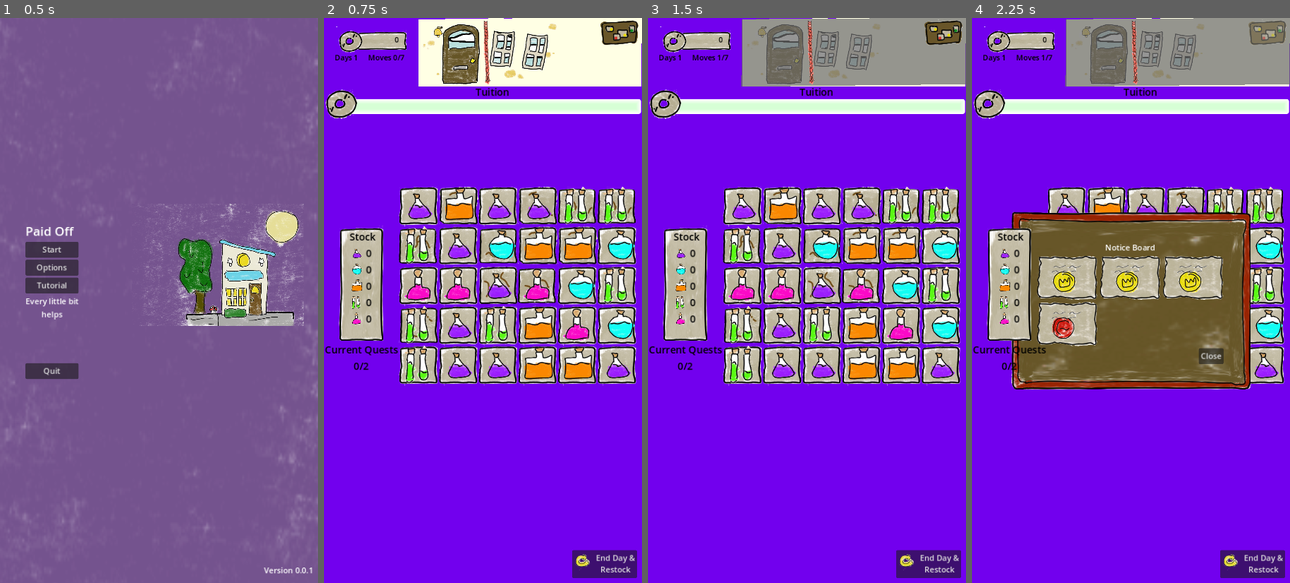
Above: before the commit, frames 1-4 (left to right).
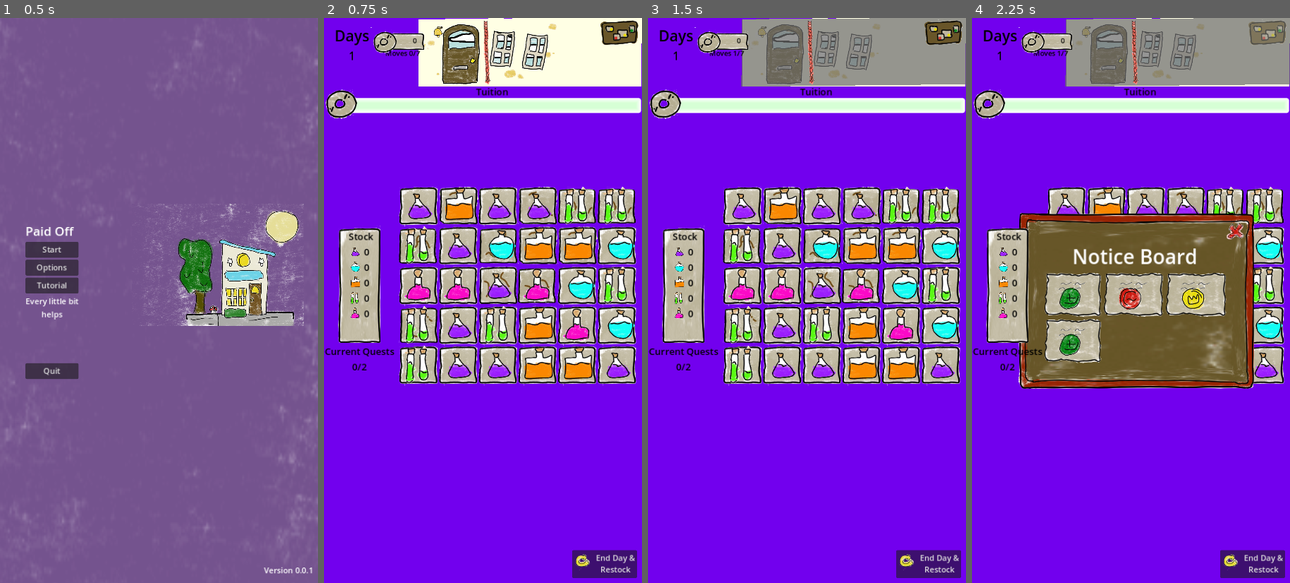
Above: after the commit, the same moments.

Repository: cncarey/PirateSoftwareJam15
Game: Godot game, scene res://Menus/main_menu.tscn
The game is run twice, just before and just after one commit, with the same random seed, the same clock (stepped at 60 frames per second) and the same inputs. The engine's default icon, where the game draws it, is replaced by a stand-in: a white triangle on a blue panel in a dark square.
Inputs (mouse positions are in pixels of both pictures, inside the frame that each line leads up to):
- Up to frame 1 (0.5 s): no input
- Up to frame 2 (0.75 s): click "Start" at 0.5 s
- Up to frame 3 (1.5 s): click (826, 63) at 1.25 s
- Up to frame 4 (2.25 s): click (1267, 34) at 2 s

Frame 1 is identical in both runs. In frame 2, 2.9% of the frame differs, in the area x 0-100%, y 1-63%; in frame 3, 2.9%; in frame 4, 13%, in the area x 0-100%, y 1-66%.

Commit message:
#8 added upgrade metadata and started implementing upgrades
#8 added upgrade metadata and started implementing upgrades

Diff:
--- a/Assets/Fonts/default_label.tres
+++ b/Assets/Fonts/default_label.tres
@@ -1,5 +1,5 @@
 [gd_resource type="LabelSettings" format=3 uid="uid://c5g4525m0w8a7"]
 
 [resource]
-font_size = 20
+font_size = 40
 font_color = Color(0, 0, 0, 1)
--- /dev/null
+++ b/Assets/Fonts/ui_header_label.tres
@@ -0,0 +1,5 @@
+[gd_resource type="LabelSettings" format=3 uid="uid://dkplio5v3bxye"]
+
+[resource]
+font_size = 19
+font_color = Color(0, 0, 0, 1)
--- a/QuestManager.gd
+++ b/QuestManager.gd
@@ -2,7 +2,7 @@
 
 var quests : Array = []
 var todaysQuests : Array = []
-
+var RefillQuestsFilledToday : bool = false
 @export var curTurn = 0:
 	set (value):
 		curTurn = maxi(0, value)
@@ -16,12 +16,15 @@
 		maxTurn = maxi(0, value)
 		maxTurn_changed.emit(maxTurn)
 	get:
-		return maxTurn
+		var upgrade = UpgradeManager.upgrades["MoreTurns"]
+		var extraTurns = upgrade["CurIncrease"] * 3
+		return maxTurn + extraTurns
 @export var curDay = 1:
 	set (value):
 		curDay = maxi(0, value)
 		updateQuestDays()
 		setTodaysQuests()
+		RefillQuestsFilledToday = false
 		curTurn = 0
 		curDay_changed.emit(curDay)
 	get:
@@ -32,7 +35,10 @@
 		questMaxCount = maxi(2, value)
 		questMaxCount_changed.emit(questMaxCount)
 	get:
-		return questMaxCount
+		var upgrade = UpgradeManager.upgrades["MoreQuests"]
+		var extraQuests = upgrade["CurIncrease"]
+
+		return questMaxCount + extraQuests
 @export var maxBoardCount = 4 :
 	set(value):
 		maxBoardCount = maxi(4, value)
@@ -44,7 +50,11 @@
 	set(value):
 		isFrontEnabled = value
 		#when we set up upgrade check if we ignore this
-		curTurn += 1
+		var upgrade = UpgradeManager.upgrades["NoTurnFront"]
+		var noTurnCost = upgrade["CurIncrease"]
+
+		if noTurnCost <= 0:
+			curTurn += 1
 		isFrontEnabled_change.emit(isFrontEnabled)
 	get:
 		return isFrontEnabled
@@ -111,7 +121,9 @@
 
 func setTodaysQuests():
 	todaysQuests.clear()
+	addQuestsToBoard()
 
+func addQuestsToBoard():
 	for x in range(maxBoardCount):
 		var quest = {}
 		var requiredPotions: Array = []
--- a/Scenes/MainShop.tscn
+++ b/Scenes/MainShop.tscn
@@ -74,6 +74,7 @@
 offset_right = 89.0
 offset_bottom = 151.0
 grow_vertical = 2
+mouse_filter = 2
 
 [node name="StockUI" parent="CanvasLayer/VBoxContainer" instance=ExtResource("1_xwje5")]
 layout_mode = 2
--- a/Scenes/font_door.gd
+++ b/Scenes/font_door.gd
@@ -36,5 +36,12 @@
 
 	#refactor so that if we haven't made a turn since the last investigator we
 	#will restart it after the next turn is made
-	var timeBetween = randi_range(15, 45)
+	#TODO get faster with the more coins that we have
+
+	var upgrade = UpgradeManager.upgrades["LessInvestigators"]
+	var extraTime = upgrade["CurIncrease"]
+	var minSecs = 15 * (extraTime + 1)
+	var maxSecs = 45 * (extraTime + 1)
+
+	var timeBetween = randi_range(minSecs, maxSecs)
 	timer.start(timeBetween)
--- a/UI/coin_ui.tscn
+++ b/UI/coin_ui.tscn
@@ -1,8 +1,13 @@
-[gd_scene load_steps=6 format=3 uid="uid://ccaa434x3bi5y"]
+[gd_scene load_steps=8 format=3 uid="uid://ccaa434x3bi5y"]
 
 [ext_resource type="Script" path="res://UI/coin_ui.gd" id="1_48uo7"]
 [ext_resource type="Texture2D" uid="uid://q7lgopk72l3c" path="res://Assets/alchemyArt.png" id="1_r6sbb"]
+[ext_resource type="LabelSettings" uid="uid://dkplio5v3bxye" path="res://Assets/Fonts/ui_header_label.tres" id="3_ntccl"]
 [ext_resource type="LabelSettings" uid="uid://c5g4525m0w8a7" path="res://Assets/Fonts/default_label.tres" id="3_t1vke"]
+
+[sub_resource type="LabelSettings" id="LabelSettings_7f2c8"]
+font_size = 30
+font_color = Color(0, 0, 0, 1)
 
 [sub_resource type="AtlasTexture" id="AtlasTexture_ia1vf"]
 atlas = ExtResource("1_r6sbb")
@@ -22,15 +27,38 @@
 size_flags_vertical = 3
 script = ExtResource("1_48uo7")
 
-[node name="VBoxContainer" type="VBoxContainer" parent="."]
+[node name="HBoxContainer" type="HBoxContainer" parent="."]
 layout_mode = 0
-offset_right = 188.0
-offset_bottom = 80.0
+offset_right = 40.0
+offset_bottom = 40.0
 
-[node name="HBoxContainer" type="HBoxContainer" parent="VBoxContainer"]
+[node name="DaysContainer" type="VBoxContainer" parent="HBoxContainer"]
 layout_mode = 2
 
-[node name="CoinIcon" type="TextureRect" parent="VBoxContainer/HBoxContainer"]
+[node name="Day" type="Label" parent="HBoxContainer/DaysContainer"]
+layout_mode = 2
+text = "Days"
+label_settings = ExtResource("3_t1vke")
+
+[node name="DayCount" type="Label" parent="HBoxContainer/DaysContainer"]
+unique_name_in_owner = true
+layout_mode = 2
+text = "0"
+label_settings = SubResource("LabelSettings_7f2c8")
+horizontal_alignment = 1
+
+[node name="MarginContainer" type="MarginContainer" parent="HBoxContainer"]
+layout_mode = 2
+size_flags_vertical = 4
+theme_override_constants/margin_left = 38
+
+[node name="VBoxContainer" type="VBoxContainer" parent="HBoxContainer/MarginContainer"]
+layout_mode = 2
+
+[node name="HBoxContainer" type="HBoxContainer" parent="HBoxContainer/MarginContainer/VBoxContainer"]
+layout_mode = 2
+
+[node name="CoinIcon" type="TextureRect" parent="HBoxContainer/MarginContainer/VBoxContainer/HBoxContainer"]
 z_index = 100
 layout_mode = 2
 size_flags_horizontal = 3
@@ -38,10 +66,10 @@
 expand_mode = 5
 stretch_mode = 3
 
-[node name="MarginContainer2" type="MarginContainer" parent="VBoxContainer/HBoxContainer"]
+[node name="MarginContainer2" type="MarginContainer" parent="HBoxContainer/MarginContainer/VBoxContainer/HBoxContainer"]
 layout_mode = 2
 
-[node name="MarginContainer" type="MarginContainer" parent="VBoxContainer/HBoxContainer/MarginContainer2"]
+[node name="MarginContainer" type="MarginContainer" parent="HBoxContainer/MarginContainer/VBoxContainer/HBoxContainer/MarginContainer2"]
 layout_mode = 2
 size_flags_horizontal = 8
 size_flags_vertical = 4
@@ -50,7 +78,7 @@
 theme_override_constants/margin_right = -5
 theme_override_constants/margin_bottom = 10
 
-[node name="NinePatchRect" type="NinePatchRect" parent="VBoxContainer/HBoxContainer/MarginContainer2/MarginContainer"]
+[node name="NinePatchRect" type="NinePatchRect" parent="HBoxContainer/MarginContainer/VBoxContainer/HBoxContainer/MarginContainer2/MarginContainer"]
 layout_mode = 2
 texture = SubResource("AtlasTexture_tpfx5")
 patch_margin_left = 12
@@ -58,55 +86,40 @@
 patch_margin_right = 14
 patch_margin_bottom = 11
 
-[node name="MarginContainer" type="MarginContainer" parent="VBoxContainer/HBoxContainer/MarginContainer2/MarginContainer"]
+[node name="MarginContainer" type="MarginContainer" parent="HBoxContainer/MarginContainer/VBoxContainer/HBoxContainer/MarginContainer2/MarginContainer"]
 layout_mode = 2
 theme_override_constants/margin_left = 100
 theme_override_constants/margin_top = 12
 theme_override_constants/margin_right = 20
 theme_override_constants/margin_bottom = 12
 
-[node name="CoinCount" type="Label" parent="VBoxContainer/HBoxContainer/MarginContainer2/MarginContainer/MarginContainer"]
+[node name="CoinCount" type="Label" parent="HBoxContainer/MarginContainer/VBoxContainer/HBoxContainer/MarginContainer2/MarginContainer/MarginContainer"]
 unique_name_in_owner = true
 layout_mode = 2
 text = "00"
-label_settings = ExtResource("3_t1vke")
+label_settings = ExtResource("3_ntccl")
 horizontal_alignment = 2
 
-[node name="MarginContainer" type="MarginContainer" parent="VBoxContainer"]
+[node name="MarginContainer" type="MarginContainer" parent="HBoxContainer/MarginContainer/VBoxContainer"]
 layout_mode = 2
 theme_override_constants/margin_top = -19
 
-[node name="VBoxContainer" type="HBoxContainer" parent="VBoxContainer/MarginContainer"]
+[node name="VBoxContainer" type="HBoxContainer" parent="HBoxContainer/MarginContainer/VBoxContainer/MarginContainer"]
 layout_mode = 2
 
-[node name="HBoxContainer" type="HBoxContainer" parent="VBoxContainer/MarginContainer/VBoxContainer"]
+[node name="HBoxContainer2" type="HBoxContainer" parent="HBoxContainer/MarginContainer/VBoxContainer/MarginContainer/VBoxContainer"]
 layout_mode = 2
 size_flags_horizontal = 3
 
-[node name="Day" type="Label" parent="VBoxContainer/MarginContainer/VBoxContainer/HBoxContainer"]
-layout_mode = 2
-text = "Days"
-label_settings = ExtResource("3_t1vke")
-
-[node name="DayCount" type="Label" parent="VBoxContainer/MarginContainer/VBoxContainer/HBoxContainer"]
-unique_name_in_owner = true
-layout_mode = 2
-text = "0"
-label_settings = ExtResource("3_t1vke")
-
-[node name="HBoxContainer2" type="HBoxContainer" parent="VBoxContainer/MarginContainer/VBoxContainer"]
-layout_mode = 2
-size_flags_horizontal = 3
-
-[node name="Move" type="Label" parent="VBoxContainer/MarginContainer/VBoxContainer/HBoxContainer2"]
+[node name="Move" type="Label" parent="HBoxContainer/MarginContainer/VBoxContainer/MarginContainer/VBoxContainer/HBoxContainer2"]
 layout_mode = 2
 text = "Moves"
-label_settings = ExtResource("3_t1vke")
+label_settings = ExtResource("3_ntccl")
 horizontal_alignment = 2
 
-[node name="MoveCount" type="Label" parent="VBoxContainer/MarginContainer/VBoxContainer/HBoxContainer2"]
+[node name="MoveCount" type="Label" parent="HBoxContainer/MarginContainer/VBoxContainer/MarginContainer/VBoxContainer/HBoxContainer2"]
 unique_name_in_owner = true
 layout_mode = 2
 text = "0/15"
-label_settings = ExtResource("3_t1vke")
+label_settings = ExtResource("3_ntccl")
 horizontal_alignment = 2
--- a/UI/fine_notice.tscn
+++ b/UI/fine_notice.tscn
@@ -2,7 +2,7 @@
 
 [ext_resource type="Script" path="res://UI/fine_notice.gd" id="1_bsg2x"]
 [ext_resource type="Texture2D" uid="uid://q7lgopk72l3c" path="res://Assets/alchemyArt.png" id="1_ve3lu"]
-[ext_resource type="LabelSettings" uid="uid://c5g4525m0w8a7" path="res://Assets/Fonts/default_label.tres" id="2_vp6bn"]
+[ext_resource type="LabelSettings" uid="uid://dkplio5v3bxye" path="res://Assets/Fonts/ui_header_label.tres" id="3_8lhlv"]
 
 [sub_resource type="AtlasTexture" id="AtlasTexture_ihdud"]
 atlas = ExtResource("1_ve3lu")
@@ -38,7 +38,7 @@
 [node name="fine" type="Label" parent="MarginContainer/VBoxContainer"]
 layout_mode = 2
 text = "FINE"
-label_settings = ExtResource("2_vp6bn")
+label_settings = ExtResource("3_8lhlv")
 horizontal_alignment = 1
 
 [node name="HBoxContainer" type="HBoxContainer" parent="MarginContainer/VBoxContainer"]
@@ -59,7 +59,7 @@
 unique_name_in_owner = true
 layout_mode = 2
 text = "00"
-label_settings = ExtResource("2_vp6bn")
+label_settings = ExtResource("3_8lhlv")
 
 [node name="MarginContainer" type="MarginContainer" parent="MarginContainer/VBoxContainer"]
 layout_mode = 2
@@ -71,7 +71,7 @@
 unique_name_in_owner = true
 layout_mode = 2
 text = "You got CAUGHT!"
-label_settings = ExtResource("2_vp6bn")
+label_settings = ExtResource("3_8lhlv")
 
 [node name="Timer" type="Timer" parent="."]
 wait_time = 5.0
--- a/UI/notice_board.gd
+++ b/UI/notice_board.gd
@@ -2,12 +2,25 @@
 
 var noticeItem = preload("res://UI/notice_board_item.tscn")
 
-@onready var grid_container = $MarginContainer/VBoxContainer/GridContainer
+@onready var grid_container = %GridContainer
+@onready var reset_btn = %ResetBtn
+
 
 signal closeNoticeBoard()
 signal noticeBoardSelected(s, q)
 # Called when the node enters the scene tree for the first time.
 func _ready():
+	var upgrade = UpgradeManager.upgrades["RefillQuests"]
+	var RefillQuests = upgrade["CurIncrease"]
+
+	if RefillQuests >= 1 && !QuestManager.RefillQuestsFilledToday:
+		reset_btn.show()
+		reset_btn.disabled = false
+
+	setBoard()
+	pass
+
+func setBoard():
 	for q in QuestManager.todaysQuests:
 		var ni = noticeItem.instantiate()
 		ni.sealPosition = q["sealPosition"]
@@ -23,7 +36,20 @@
 	pass # Replace with function body.
 
 func resetBoard():
-	pass
+	var upgrade = UpgradeManager.upgrades["RefillQuests"]
+	var RefillQuests = upgrade["CurIncrease"]
+
+	if RefillQuests >= 1 && !QuestManager.RefillQuestsFilledToday:
+		QuestManager.RefillQuestsFilledToday = true
+		reset_btn.hide()
+		reset_btn.disabled = true
+
+		QuestManager.addQuestsToBoard()
+		for gc in grid_container.get_children():
+			grid_container.remove_child(gc)
+			gc.queue_free()
+		setBoard()
+		pass
 
 func onClose():
 	closeNoticeBoard.emit()
--- a/UI/notice_board.tscn
+++ b/UI/notice_board.tscn
@@ -7,9 +7,21 @@
 atlas = ExtResource("2_npk88")
 region = Rect2(163, 243, 151, 152)
 
+[sub_resource type="LabelSettings" id="LabelSettings_3t0iq"]
+font_size = 40
+
+[sub_resource type="AtlasTexture" id="AtlasTexture_aqc36"]
+atlas = ExtResource("2_npk88")
+region = Rect2(847.199, 48.3693, 26.6666, 26.3704)
+
+[sub_resource type="AtlasTexture" id="AtlasTexture_277t5"]
+atlas = ExtResource("2_npk88")
+region = Rect2(797.296, 44.0956, 39.7037, 35.5556)
+
 [node name="NoticeBoard" type="MarginContainer"]
 offset_right = 40.0
 offset_bottom = 40.0
+theme_override_constants/margin_left = 20
 script = ExtResource("1_6mxa5")
 
 [node name="NinePatchRect" type="NinePatchRect" parent="."]
@@ -22,6 +34,7 @@
 
 [node name="MarginContainer" type="MarginContainer" parent="."]
 layout_mode = 2
+mouse_filter = 2
 theme_override_constants/margin_left = 51
 theme_override_constants/margin_top = 61
 theme_override_constants/margin_right = 55
@@ -29,19 +42,44 @@
 
 [node name="VBoxContainer" type="VBoxContainer" parent="MarginContainer"]
 layout_mode = 2
+mouse_filter = 2
 
-[node name="Label" type="Label" parent="MarginContainer/VBoxContainer"]
+[node name="Title" type="Label" parent="MarginContainer/VBoxContainer"]
 layout_mode = 2
 size_flags_horizontal = 4
 text = "Notice Board"
+label_settings = SubResource("LabelSettings_3t0iq")
 
 [node name="GridContainer" type="GridContainer" parent="MarginContainer/VBoxContainer"]
+unique_name_in_owner = true
 layout_mode = 2
 columns = 3
 
-[node name="Close" type="Button" parent="MarginContainer/VBoxContainer"]
+[node name="NavContainer" type="MarginContainer" parent="."]
 layout_mode = 2
-size_flags_horizontal = 8
-text = "Close"
+mouse_filter = 2
+theme_override_constants/margin_left = 23
+theme_override_constants/margin_top = 20
+theme_override_constants/margin_right = 18
 
-[connection signal="pressed" from="MarginContainer/VBoxContainer/Close" to="." method="onClose"]
+[node name="HBoxContainer" type="HBoxContainer" parent="NavContainer"]
+layout_mode = 2
+size_flags_vertical = 3
+mouse_filter = 2
+
+[node name="ResetBtn" type="TextureButton" parent="NavContainer/HBoxContainer"]
+unique_name_in_owner = true
+visible = false
+layout_mode = 2
+size_flags_horizontal = 2
+disabled = true
+texture_normal = SubResource("AtlasTexture_aqc36")
+
+[node name="Close" type="TextureButton" parent="NavContainer/HBoxContainer"]
+unique_name_in_owner = true
+layout_mode = 2
+size_flags_horizontal = 10
+texture_normal = SubResource("AtlasTexture_277t5")
+
+[connection signal="pressed" from="NavContainer/HBoxContainer/ResetBtn" to="." method="resetBoard"]
+[connection signal="pressed" from="NavContainer/HBoxContainer/Close" to="." method="onClose"]
--- a/UI/notice_board_item.gd
+++ b/UI/notice_board_item.gd
@@ -13,6 +13,7 @@
 signal selectedItem(s, q)
 # Called when the node enters the scene tree for the first time.
 func _ready():
+	connect("focus_entered", onPressed)
 	match(sealPosition):
 		0:
 			message_container.size_flags_horizontal = SIZE_SHRINK_BEGIN
--- a/UI/quest_item.tscn
+++ b/UI/quest_item.tscn
@@ -2,7 +2,7 @@
 
 [ext_resource type="Texture2D" uid="uid://q7lgopk72l3c" path="res://Assets/alchemyArt.png" id="1_7hwbw"]
 [ext_resource type="Script" path="res://UI/quest_item.gd" id="1_fevqc"]
-[ext_resource type="LabelSettings" uid="uid://c5g4525m0w8a7" path="res://Assets/Fonts/default_label.tres" id="2_51r6n"]
+[ext_resource type="LabelSettings" uid="uid://dkplio5v3bxye" path="res://Assets/Fonts/ui_header_label.tres" id="3_1xyli"]
 [ext_resource type="Shader" path="res://Effects/Shanders/shine.gdshader" id="4_kah31"]
 
 [sub_resource type="AtlasTexture" id="AtlasTexture_f1c1u"]
@@ -117,7 +117,7 @@
 unique_name_in_owner = true
 layout_mode = 2
 text = "x Days Left"
-label_settings = ExtResource("2_51r6n")
+label_settings = ExtResource("3_1xyli")
 horizontal_alignment = 1
 
 [node name="MarginContainer" type="MarginContainer" parent="MarginContainer/VBoxContainer"]
@@ -146,7 +146,7 @@
 layout_mode = 2
 size_flags_vertical = 1
 text = "0"
-label_settings = ExtResource("2_51r6n")
+label_settings = ExtResource("3_1xyli")
 
 [node name="BlueContainer" type="VBoxContainer" parent="MarginContainer/VBoxContainer/MarginContainer/HBoxContainer"]
 unique_name_in_owner = true
@@ -164,7 +164,7 @@
 unique_name_in_owner = true
 layout_mode = 2
 text = "0"
-label_settings = ExtResource("2_51r6n")
+label_settings = ExtResource("3_1xyli")
 
 [node name="OrangeContainer" type="VBoxContainer" parent="MarginContainer/VBoxContainer/MarginContainer/HBoxContainer"]
 unique_name_in_owner = true
@@ -182,7 +182,7 @@
 unique_name_in_owner = true
 layout_mode = 2
 text = "0"
-label_settings = ExtResource("2_51r6n")
+label_settings = ExtResource("3_1xyli")
 
 [node name="GreenContainer" type="VBoxContainer" parent="MarginContainer/VBoxContainer/MarginContainer/HBoxContainer"]
 unique_name_in_owner = true
@@ -200,7 +200,7 @@
 unique_name_in_owner = true
 layout_mode = 2
 text = "0"
-label_settings = ExtResource("2_51r6n")
+label_settings = ExtResource("3_1xyli")
 
 [node name="PinkContainer" type="VBoxContainer" parent="MarginContainer/VBoxContainer/MarginContainer/HBoxContainer"]
 unique_name_in_owner = true
@@ -218,7 +218,7 @@
 unique_name_in_owner = true
 layout_mode = 2
 text = "0"
-label_settings = ExtResource("2_51r6n")
+label_settings = ExtResource("3_1xyli")
 
 [node name="HBoxContainer" type="HBoxContainer" parent="MarginContainer/VBoxContainer"]
 layout_mode = 2
--- a/UI/quests_ui.tscn
+++ b/UI/quests_ui.tscn
@@ -1,7 +1,7 @@
 [gd_scene load_steps=3 format=3 uid="uid://cb78fq8fn1mh4"]
 
 [ext_resource type="Script" path="res://UI/quests_ui.gd" id="1_ivjn3"]
-[ext_resource type="LabelSettings" uid="uid://c5g4525m0w8a7" path="res://Assets/Fonts/default_label.tres" id="2_m0abw"]
+[ext_resource type="LabelSettings" uid="uid://dkplio5v3bxye" path="res://Assets/Fonts/ui_header_label.tres" id="2_7wm25"]
 
 [node name="QuestsUI" type="MarginContainer"]
 offset_right = 40.0
@@ -20,13 +20,13 @@
 [node name="curQuests" type="Label" parent="MarginContainer/VBoxContainer"]
 layout_mode = 2
 text = "Current Quests"
-label_settings = ExtResource("2_m0abw")
+label_settings = ExtResource("2_7wm25")
 
 [node name="QuestCount" type="Label" parent="MarginContainer/VBoxContainer"]
 unique_name_in_owner = true
 layout_mode = 2
 text = "0/2"
-label_settings = ExtResource("2_m0abw")
+label_settings = ExtResource("2_7wm25")
 horizontal_alignment = 1
 
 [node name="GridContainer" type="GridContainer" parent="MarginContainer/VBoxContainer"]
--- a/UI/stock_ui.tscn
+++ b/UI/stock_ui.tscn
@@ -2,7 +2,7 @@
 
 [ext_resource type="Script" path="res://UI/stock_ui.gd" id="1_debrp"]
 [ext_resource type="Texture2D" uid="uid://q7lgopk72l3c" path="res://Assets/alchemyArt.png" id="1_fjrp3"]
-[ext_resource type="LabelSettings" uid="uid://c5g4525m0w8a7" path="res://Assets/Fonts/default_label.tres" id="3_68pv1"]
+[ext_resource type="LabelSettings" uid="uid://dkplio5v3bxye" path="res://Assets/Fonts/ui_header_label.tres" id="3_4aswy"]
 
 [sub_resource type="AtlasTexture" id="AtlasTexture_vrwxp"]
 atlas = ExtResource("1_fjrp3")
@@ -41,6 +41,7 @@
 region = Rect2(560, 0, 80, 80)
 
 [node name="StockUI" type="MarginContainer"]
+mouse_filter = 2
 script = ExtResource("1_debrp")
 
 [node name="NinePatchRect" type="NinePatchRect" parent="."]
@@ -53,6 +54,7 @@
 
 [node name="MarginContainer" type="MarginContainer" parent="."]
 layout_mode = 2
+mouse_filter = 2
 theme_override_constants/margin_left = 21
 theme_override_constants/margin_top = 9
 theme_override_constants/margin_right = 15
@@ -64,7 +66,7 @@
 [node name="Stock" type="Label" parent="MarginContainer/VBoxContainer"]
 layout_mode = 2
 text = "Stock"
-label_settings = ExtResource("3_68pv1")
+label_settings = ExtResource("3_4aswy")
 
 [node name="PurpleContainer" type="HBoxContainer" parent="MarginContainer/VBoxContainer"]
 unique_name_in_owner = true
@@ -81,7 +83,7 @@
 layout_mode = 2
 text = "0
 "
-label_settings = ExtResource("3_68pv1")
+label_settings = ExtResource("3_4aswy")
 
 [node name="BlueContainer" type="HBoxContainer" parent="MarginContainer/VBoxContainer"]
 unique_name_in_owner = true
@@ -97,7 +99,7 @@
 unique_name_in_owner = true
 layout_mode = 2
 text = "0"
-label_settings = ExtResource("3_68pv1")
+label_settings = ExtResource("3_4aswy")
 
 [node name="OrangeContainer" type="HBoxContainer" parent="MarginContainer/VBoxContainer"]
 unique_name_in_owner = true
@@ -113,7 +115,7 @@
 unique_name_in_owner = true
 layout_mode = 2
 text = "0"
-label_settings = ExtResource("3_68pv1")
+label_settings = ExtResource("3_4aswy")
 
 [node name="GreenContainer" type="HBoxContainer" parent="MarginContainer/VBoxContainer"]
 unique_name_in_owner = true
@@ -129,7 +131,7 @@
 unique_name_in_owner = true
 layout_mode = 2
 text = "0"
-label_settings = ExtResource("3_68pv1")
+label_settings = ExtResource("3_4aswy")
 
 [node name="PinkContainer" type="HBoxContainer" parent="MarginContainer/VBoxContainer"]
 unique_name_in_owner = true
@@ -145,7 +147,7 @@
 unique_name_in_owner = true
 layout_mode = 2
 text = "0"
-label_settings = ExtResource("3_68pv1")
+label_settings = ExtResource("3_4aswy")
 
 [node name="EyeContainer" type="HBoxContainer" parent="MarginContainer/VBoxContainer"]
 unique_name_in_owner = true
@@ -161,7 +163,7 @@
 unique_name_in_owner = true
 layout_mode = 2
 text = "0"
-label_settings = ExtResource("3_68pv1")
+label_settings = ExtResource("3_4aswy")
 
 [node name="FlowerContainer" type="HBoxContainer" parent="MarginContainer/VBoxContainer"]
 unique_name_in_owner = true
@@ -177,7 +179,7 @@
 unique_name_in_owner = true
 layout_mode = 2
 text = "0"
-label_settings = ExtResource("3_68pv1")
+label_settings = ExtResource("3_4aswy")
 
 [node name="MushroomContainer" type="HBoxContainer" parent="MarginContainer/VBoxContainer"]
 unique_name_in_owner = true
@@ -193,4 +195,4 @@
 unique_name_in_owner = true
 layout_mode = 2
 text = "0"
-label_settings = ExtResource("3_68pv1")
+label_settings = ExtResource("3_4aswy")
--- a/UI/tuition_progress.tscn
+++ b/UI/tuition_progress.tscn
@@ -2,7 +2,7 @@
 
 [ext_resource type="Texture2D" uid="uid://q7lgopk72l3c" path="res://Assets/alchemyArt.png" id="1_pby4v"]
 [ext_resource type="Script" path="res://UI/tuition_progress.gd" id="1_shppe"]
-[ext_resource type="LabelSettings" uid="uid://c5g4525m0w8a7" path="res://Assets/Fonts/default_label.tres" id="1_ts3ds"]
+[ext_resource type="LabelSettings" uid="uid://dkplio5v3bxye" path="res://Assets/Fonts/ui_header_label.tres" id="2_5euth"]
 
 [sub_resource type="StyleBoxFlat" id="StyleBoxFlat_cwhh2"]
 bg_color = Color(0.839708, 0.999296, 0.833271, 1)
@@ -45,7 +45,7 @@
 [node name="Tuition" type="Label" parent="VBoxContainer"]
 layout_mode = 2
 text = "Tuition"
-label_settings = ExtResource("1_ts3ds")
+label_settings = ExtResource("2_5euth")
 horizontal_alignment = 1
 
 [node name="ProgressBar" type="ProgressBar" parent="VBoxContainer"]
--- /dev/null
+++ b/UpgradeManager.gd
@@ -0,0 +1,77 @@
+extends Node
+
+var upgrades = {
+	#imp
+	"MoreTurns":{
+		"DisplayName" : "More Turns Per Day",
+		"Description": "Get 3 more turns each day",
+		"MaxIncrease": 3,
+		"CurIncrease" : 0,
+		"Cost" : [250, 450, 600]
+	},
+	#imp
+	"MoreQuests":{
+		"DisplayName" : "More Backlog Quests",
+		"Description": "Take one more quests at a time",
+		"MaxIncrease": 3,
+		"CurIncrease" : 0,
+		"Cost" : [100, 250, 450]
+	},
+	#imp
+	"RefillQuests":{
+		"DisplayName" : "Refill the Quest Board",
+		"Description": "Refill the Quest Board one time per day",
+		"MaxIncrease": 1,
+		"CurIncrease" : 0,
+		"Cost" : [600]
+	},
+	"AddRow":{
+		"DisplayName" : "Add Shop Row",
+		"Description": "Add one more row to the shop floor",
+		"MaxIncrease": 3,
+		"CurIncrease" : 0,
+		"Cost" : [250, 450, 600]
+	},
+	"FreeRestock":{
+		"DisplayName" : "Free Shop Restock",
+		"Description": "Refill the Shop without loosing the day. Loose one turn instead.",
+		"MaxIncrease": 1,
+		"CurIncrease" : 0,
+		"Cost" : [600]
+	},
+	"BlackCat":{
+		"DisplayName" : "Black Cat",
+		"Description": "You cat will ring the bell when the investigator shows up",
+		"MaxIncrease": 1,
+		"CurIncrease" : 0,
+		"Cost" : [250]
+	},
+	#imp
+	"NoTurnFront":{
+		"DisplayName" : "Free Fronts",
+		"Description": " Activate the front without loosing a turn",
+		"MaxIncrease": 1,
+		"CurIncrease" : 0,
+		"Cost" : [350]
+	},
+	#imp
+	"LessInvestigators":{
+		"DisplayName" : "Less Investigators",
+		"Description": "Lower your rate of suspission so the investigators come less",
+		"MaxIncrease": 2,
+		"CurIncrease" : 0,
+		"Cost" : [600]
+	},
+}
+
+# Called when the node enters the scene tree for the first time.
+func _ready():
+	pass # Replace with function body.
+
+
+func tryUpgrade(u):
+	if u["CurIncrease"] < u["MaxIncrease"]:
+		if Global.tryTakeCoins(u["Cost"][u["CurIncrease"]]):
+			u["CurIncrease"] += 1
+			pass
+	pass
--- a/project.godot
+++ b/project.godot
@@ -18,6 +18,7 @@
 [autoload]
 
 Global="*res://Global.gd"
+UpgradeManager="*res://UpgradeManager.gd"
 QuestManager="*res://QuestManager.gd"
 
 [display]
Not shown: 1 places in UI/notice_board.tscn that only renumber resources
